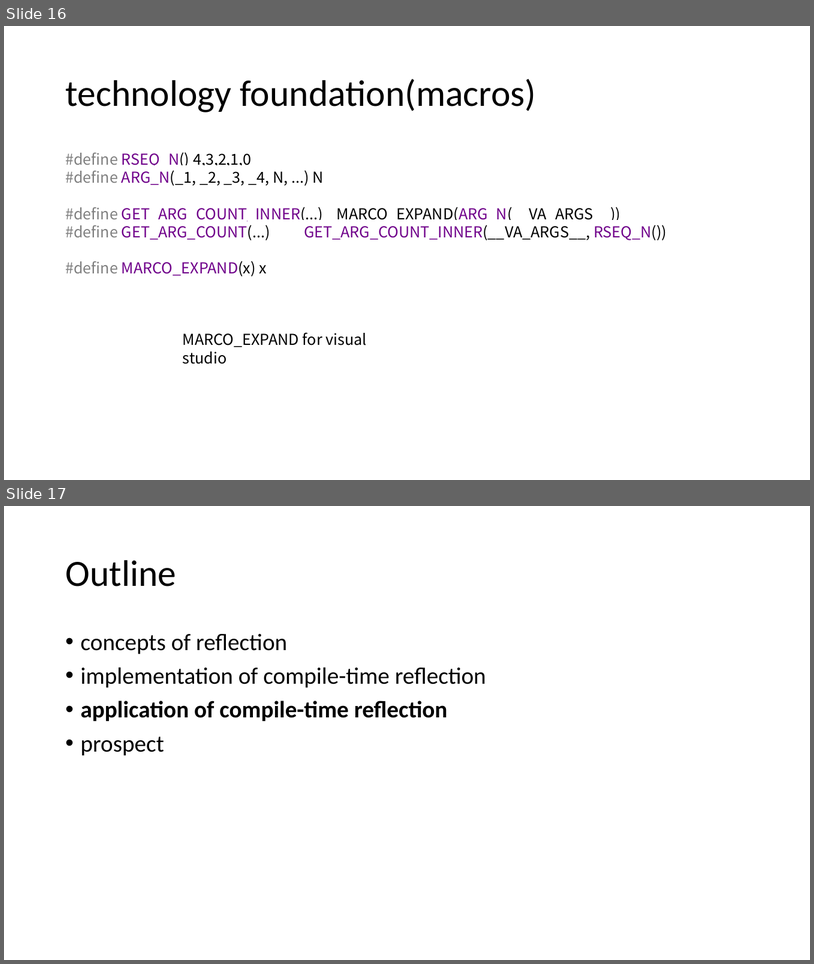
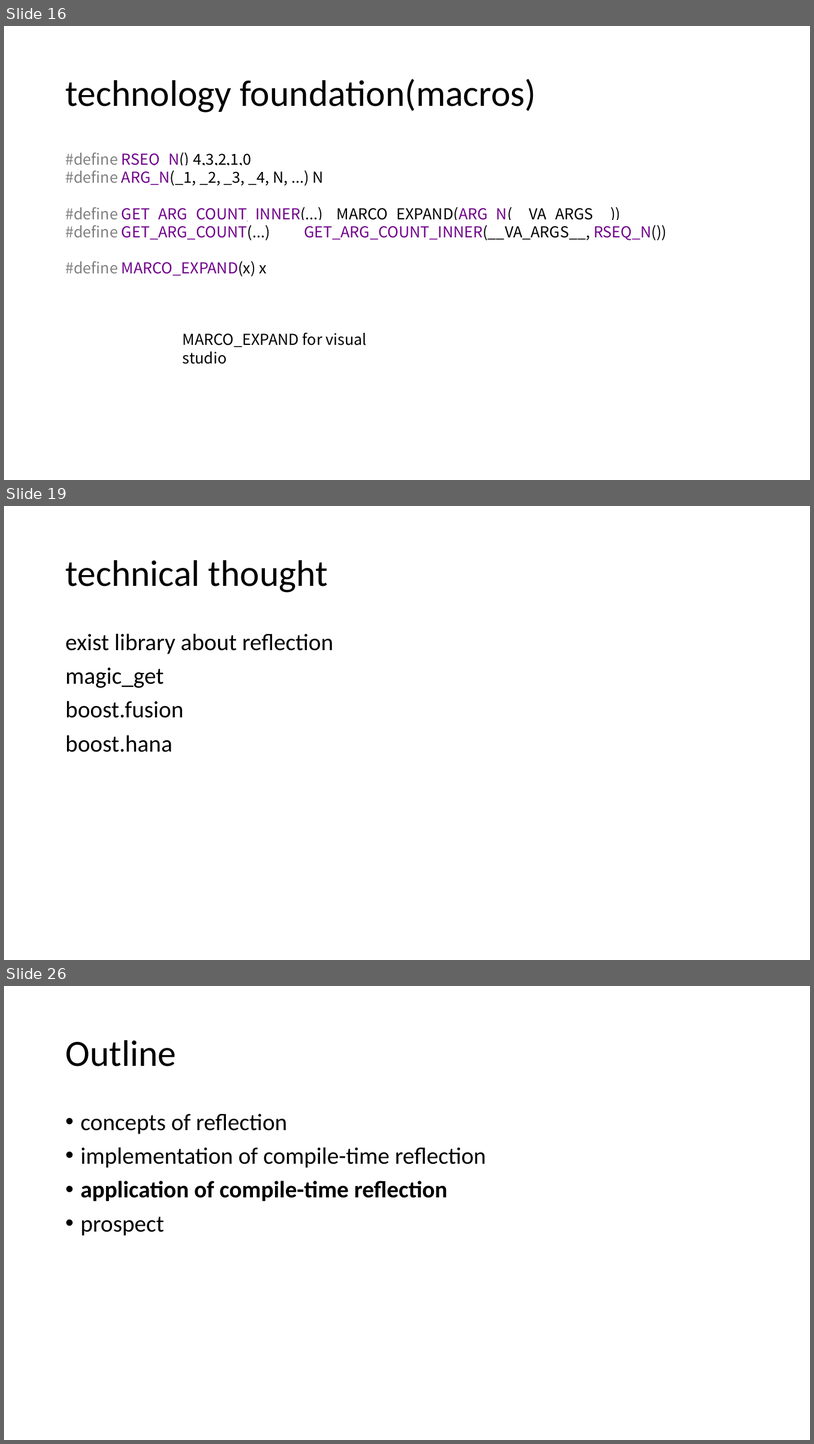
Before and after one commit to qicosmos/cppcon2017, a slide deck: cppcon2017.pptx. Shown one above the other, each under a label of ours: slides 16 and 17 before the commit, slides 16, 19 and 26 after it; the slides between them are not shown. The pictures are 814x964 and 814x1444 pixels, drawn with LibreOffice and Linux fonts; fonts in the diff are those of the drawing. Boxes give left, top, right and bottom in pixels: in the first picture for what was removed or moved away, otherwise in the second. Text is boxed around its words. In the diff, an @@ line names an element or a change of style, - is before the commit and + after.

```diff
--- a/cppcon2017.pptx
+++ b/cppcon2017.pptx
@@ slide 19 added at (x1=4, y1=506, x2=810, y2=960), background #FFFFFF @@
@@ title added at (x1=65, y1=560, x2=328, y2=592), 44 pt, text #000000 @@
+technical thought
@@ text added at (x1=65, y1=633, x2=333, y2=752), 28 pt, text #000000 @@
+exist library about reflection
+magic_get
+boost.fusion
+boost.hana
@@ what was slide 17 is now slide 26 @@
```
Also in this commit, not shown: 1 slide changed, 8 other slides added.
